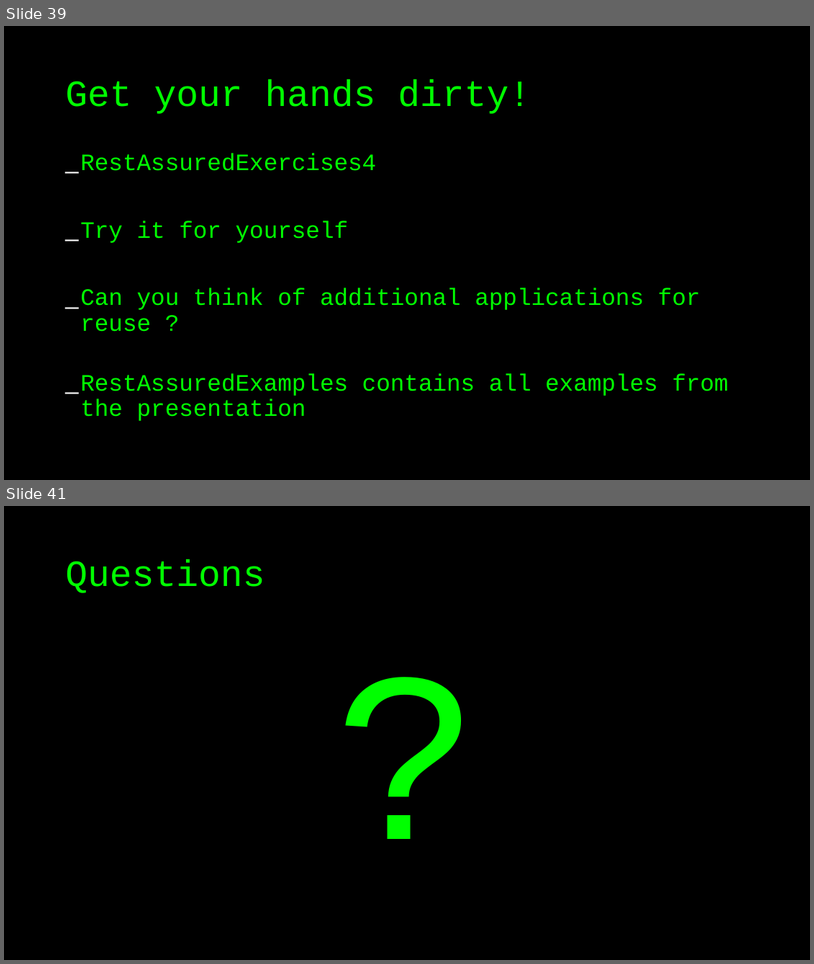
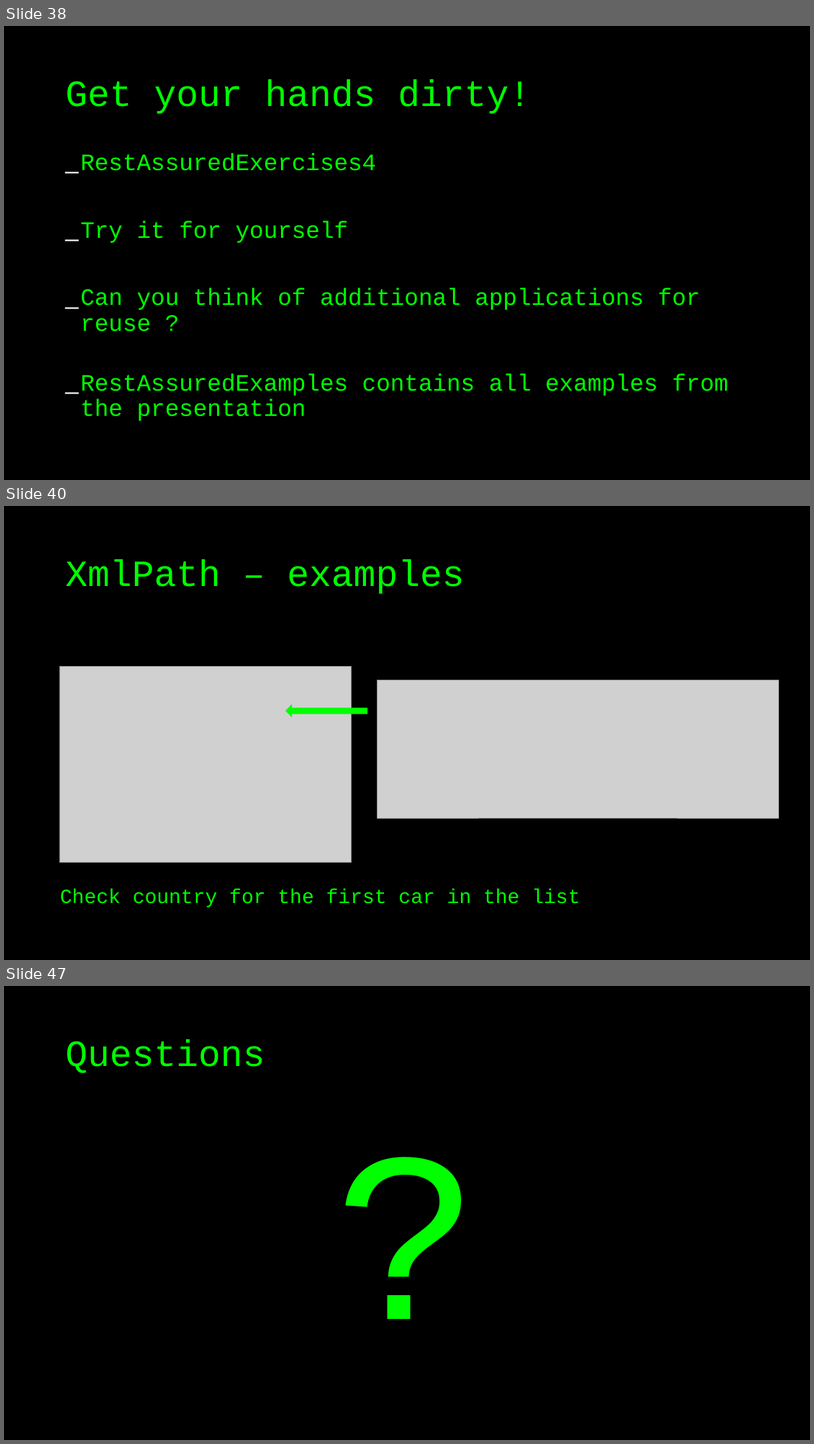
Before and after one commit to basdijkstra/rest-assured-workshop, a slide deck: RestAssuredWorkshop.odp. Shown one above the other, each under a label of ours: slides 39 and 41 before the commit, slides 38, 40 and 47 after it; the slides between them are not shown. The pictures are 814x964 and 814x1444 pixels, drawn with LibreOffice and Linux fonts; fonts in the diff are those of the drawing; grey boxes stand for pictures. Boxes give left, top, right and bottom in pixels: in the first picture for what was removed or moved away, otherwise in the second. Text is boxed around its words. In the diff, an @@ line names an element or a change of style, - is before the commit and + after.

```diff
--- a/RestAssuredWorkshop.odp
+++ b/RestAssuredWorkshop.odp
@@ slide 40 added at (4,506,810,960), background #000000 @@
@@ title added at (65,559,464,594), 44 pt, text #00FF00 @@
+XmlPath – examples
@@ picture added at (59,667,352,862) @@
@@ picture added at (377,680,779,818) @@
@@ freeform shape added at (286,705,367,716), fill #00FF00, outline #00FF00 0.99 pt @@
@@ text added at (60,888,580,907), 24 pt, text #00FF00 @@
+Check country for the first car in the list
@@ what was slide 39 is now slide 38 @@
@@ what was slide 41 is now slide 47 @@
```
Also in this commit, not shown: 1 slide changed, 7 other slides added, 2 slides removed, 8 other files.
